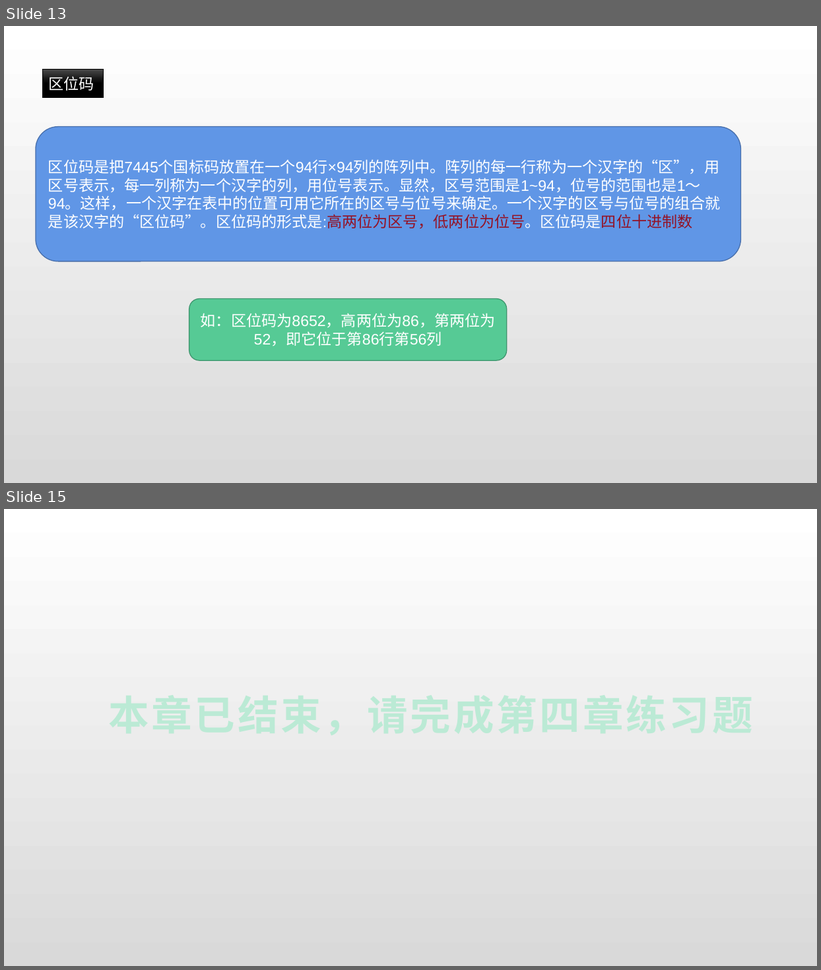
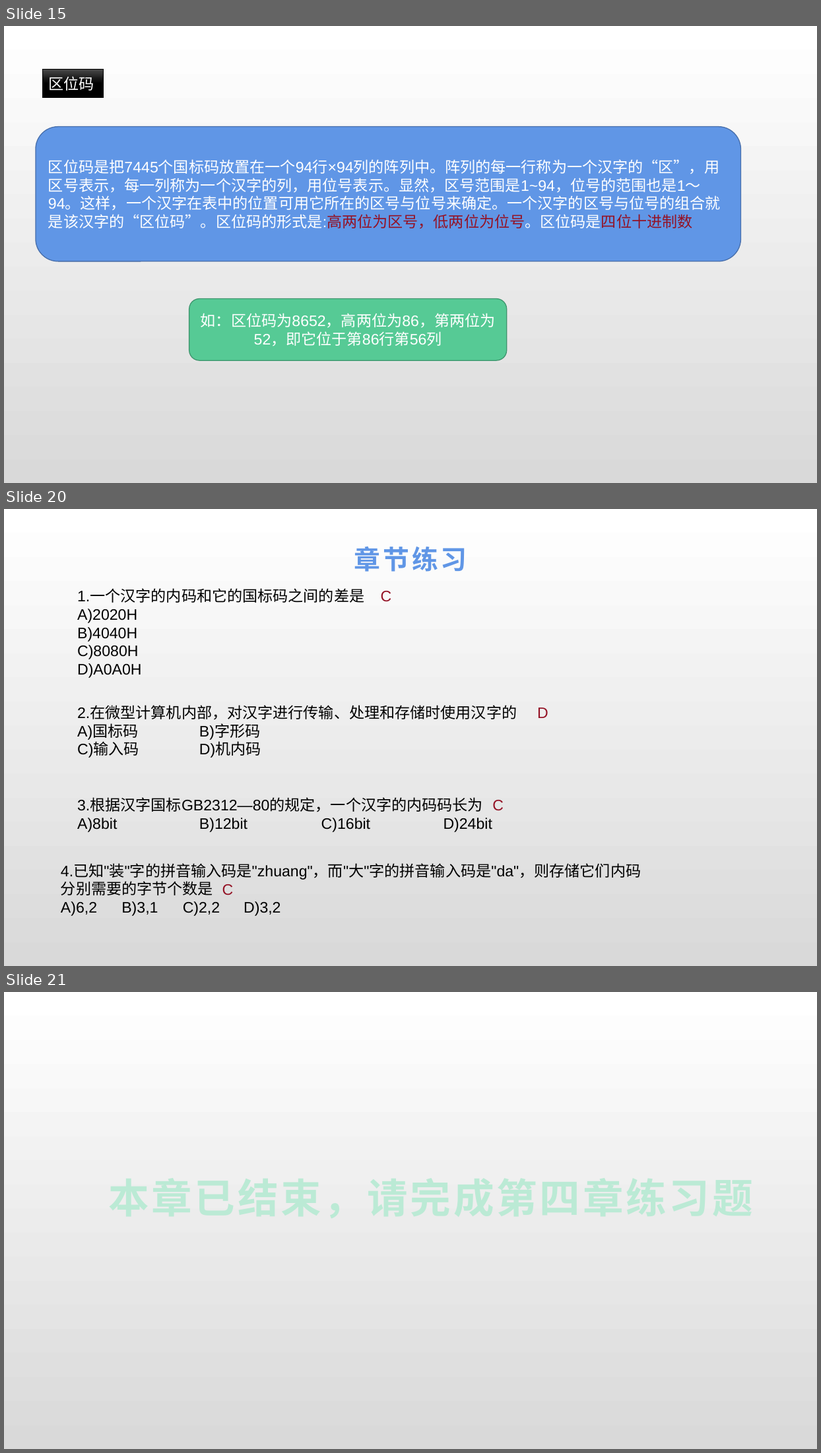
Before and after one commit to cckmit/typora-note, a slide deck: 计算机基础知识/计算机基础/计算机基础知识_第4章.pptx. Shown one above the other, each under a label of ours: slides 13 and 15 before the commit, slides 15, 20 and 21 after it; the slides between them are not shown. The pictures are 821x970 and 821x1453 pixels, drawn with LibreOffice and Linux fonts; fonts in the diff are those of the drawing. Boxes give left, top, right and bottom in pixels: in the first picture for what was removed or moved away, otherwise in the second. Text is boxed around its words. In the diff, an @@ line names an element or a change of style, - is before the commit and + after.

```diff
--- a/计算机基础知识/计算机基础/计算机基础知识_第4章.pptx
+++ b/计算机基础知识/计算机基础/计算机基础知识_第4章.pptx
@@ slide 20 added at bbox=[4, 509, 817, 966], background gradient #FFFFFF to #D9D9D9 @@
@@ title added at bbox=[354, 547, 467, 572], 31.1 pt, text #6096E6, bold @@
+章节练习
@@ text added at bbox=[77, 590, 364, 678], 18 pt, text #000000 @@
+1.一个汉字的内码和它的国标码之间的差是
+A)2020H
+B)4040H
+C)8080H
+D)A0A0H
@@ text added at bbox=[381, 591, 392, 602], 18 pt, text #941225 @@
+C
@@ text added at bbox=[77, 706, 517, 758], 18 pt, text #000000 @@
+2.在微型计算机内部，对汉字进行传输、处理和存储时使用汉字的
+A)国标码 B)字形码
+C)输入码 D)机内码
@@ text added at bbox=[537, 708, 548, 718], 18 pt, text #941225 @@
+D
@@ text added at bbox=[77, 799, 492, 832], 18 pt, text #000000 @@
+3.根据汉字国标GB2312—80的规定，一个汉字的内码码长为
+A)8bit B)12bit C)16bit D)24bit
@@ text added at bbox=[492, 800, 504, 811], 18 pt, text #941225 @@
+C
@@ text added at bbox=[61, 864, 641, 916], 18 pt, text #000000 @@
+4.已知"装"字的拼音输入码是"zhuang"，而"大"字的拼音输入码是"da"，则存储它们内码分别需要的字节个数是
+A)6,2 B)3,1 C)2,2 D)3,2
@@ text added at bbox=[222, 885, 234, 896], 18 pt, text #941225 @@
+C
@@ what was slide 13 is now slide 15 @@
@@ what was slide 15 is now slide 21 @@
```
Also in this commit, not shown: 5 slides changed, 5 other slides added, 4 other files.
